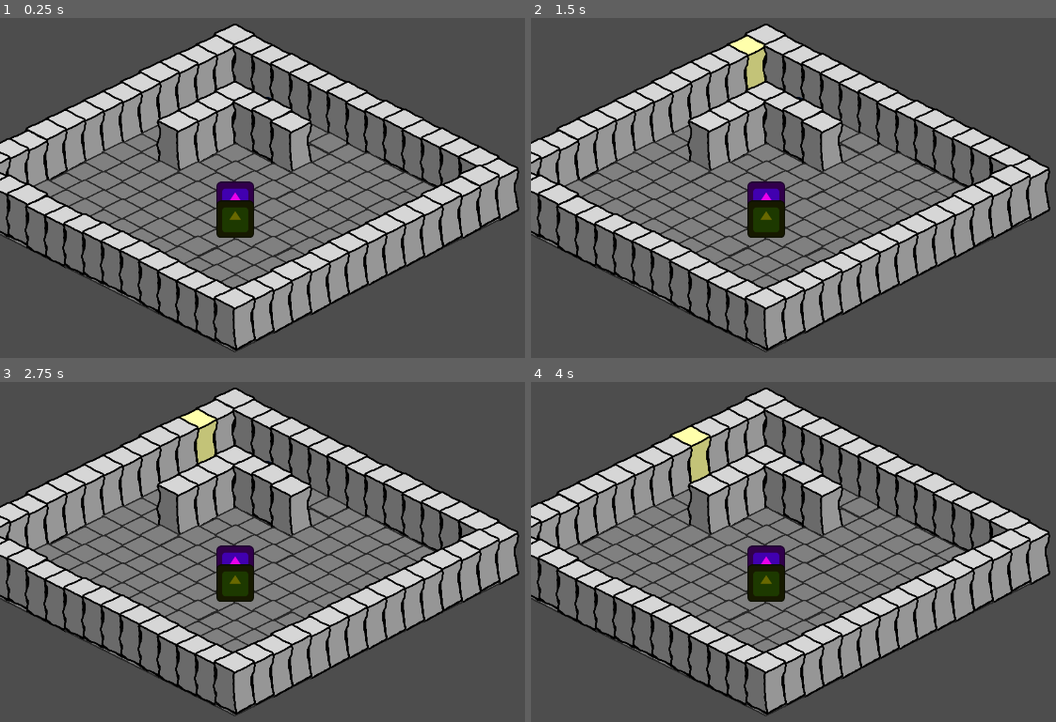
Above: before the commit, frames 1-4 (two rows, left to right).
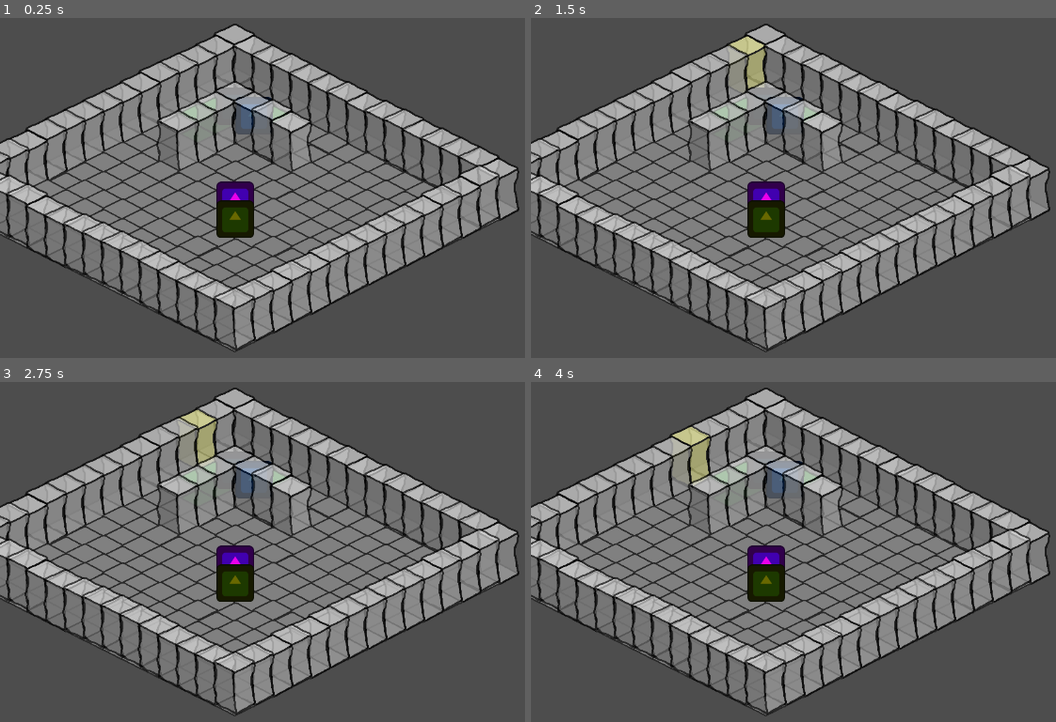
Above: after the commit, the same moments.

Repository: CiaranWoodward/LD57
Game: Godot game, scene res://Level/Game.tscn
The game is run twice, just before and just after one commit, with the same random seed, the same clock (stepped at 60 frames per second) and the same inputs. The engine's default icon, where the game draws it, is replaced by a stand-in: a white triangle on a blue panel in a dark square.
Inputs (mouse positions are in pixels of both pictures, inside the frame that each line leads up to):
- Up to frame 1 (0.25 s): no input
- Up to frame 2 (1.5 s): tap Enter at 0.5 s; move the mouse to (767, 79) at 0.52 s; click (767, 79) at 0.67 s; tap Space at 1.25 s; move the mouse to (746, 89) at 1.27 s; click (746, 89) at 1.42 s
- Up to frame 3 (2.75 s): tap Enter at 2 s; move the mouse to (199, 460) at 2.02 s; click (199, 460) at 2.17 s
- Up to frame 4 (4 s): tap Space at 2.75 s; move the mouse to (709, 470) at 2.77 s; click (709, 470) at 2.92 s; tap Enter at 3.5 s; move the mouse to (688, 480) at 3.52 s; click (688, 480) at 3.67 s

The runs differ from the first frame. In frame 1, 14% of the frame differs, in the area x 0-99%, y 2-98%; in frame 2, 15%; in frame 3, 15%; in frame 4, 15%.

Commit message:
Remove hilarious bug where scout movement would crash 25% of the time because of an unrequested 'feature'

Diff:
--- a/Level/Tiles/StoneWallTile.tscn
+++ b/Level/Tiles/StoneWallTile.tscn
@@ -13,6 +13,7 @@
 texture = ExtResource("2_jt42g")
 
 [node name="Sprite2D" type="Sprite2D" parent="."]
+self_modulate = Color(1, 1, 1, 0.678431)
 position = Vector2(-3, -75)
 scale = Vector2(0.4, 0.4)
 texture = ExtResource("2_a62fr")
--- a/Players/ScoutPlayer.gd
+++ b/Players/ScoutPlayer.gd
@@ -63,19 +63,6 @@
 			push_error("ScoutPlayer: " + entity_name + " - Unknown ability: " + ability_name)
 			return false
 
-# Scout moves more efficiently (costs less AP)
-func move_along_path(delta: float):
-	# Store the original path length
-	var original_path_size = path.size()
-
-	# Call parent implementation from Entity (skip PlayerEntity)
-	super.move_along_path(delta)
-
-	# If we completed a step, consume action points with 25% chance of no cost
-	if path.size() < original_path_size and original_path_size > 0:
-		if randf() > 0.25:  # 25% chance of free movement
-			action_points = max(0, action_points - 1)
-
 # Override level up to focus on movement and vision
 func on_level_up():
 	super.on_level_up()
